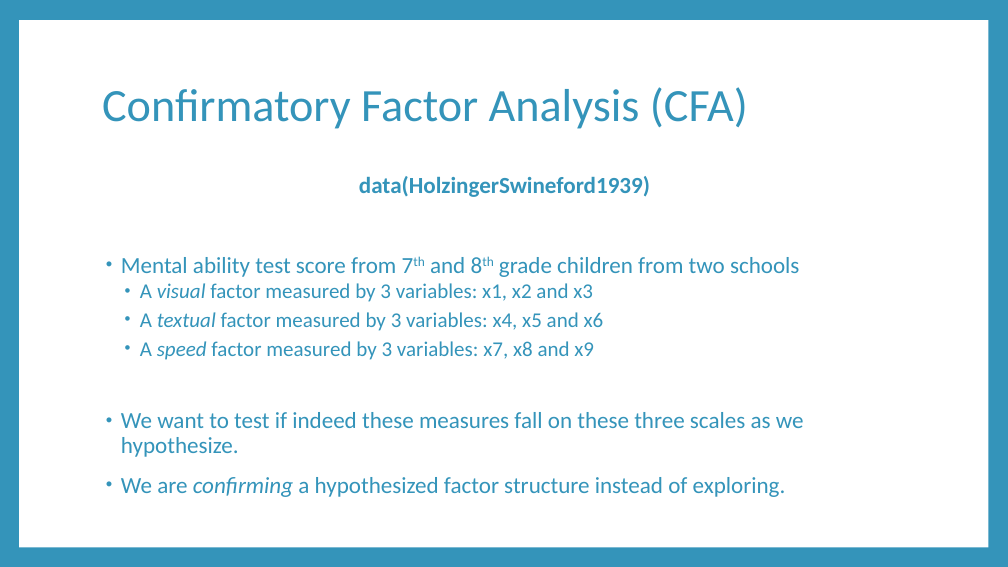
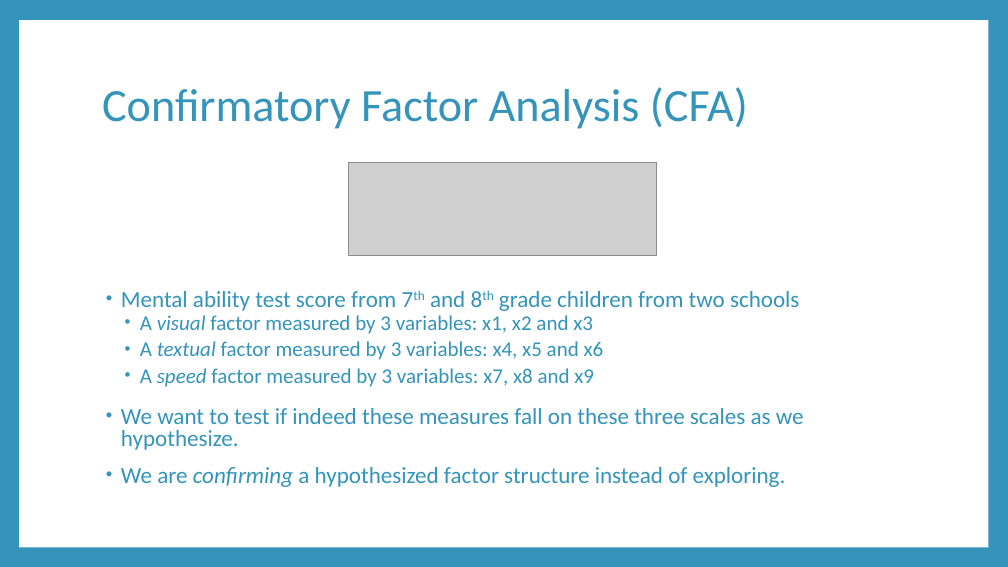
Before and after one commit to RandiLGarcia/datic-intro-to-r, a slide deck: slide 26 of docs/Day 2 Slides.pptx (slide 18 before the commit). Drawn at 1008x567 pixels with LibreOffice and Linux fonts; fonts in the diff are those of the drawing; grey boxes stand for pictures. Boxes give left, top, right and bottom in pixels: in the first picture for what was removed or moved away, otherwise in the second. Text is boxed around its words. In the diff, an @@ line names an element or a change of style, - is before the commit and + after.

```diff
--- a/docs/Day 2 Slides.pptx
+++ b/docs/Day 2 Slides.pptx
@@ text "Mental ability test score from ..." at [121, 291, 804, 487]: line spacing 0.9 to 0.8 @@
@@ picture added at [349, 163, 657, 256] @@
@@ text at [359, 176, 650, 197]: paragraph removed @@
-data(HolzingerSwineford1939)
```
Also in this commit, not shown: 9 other slides changed, 9 slides added, 1 slide removed, 58 other files.
